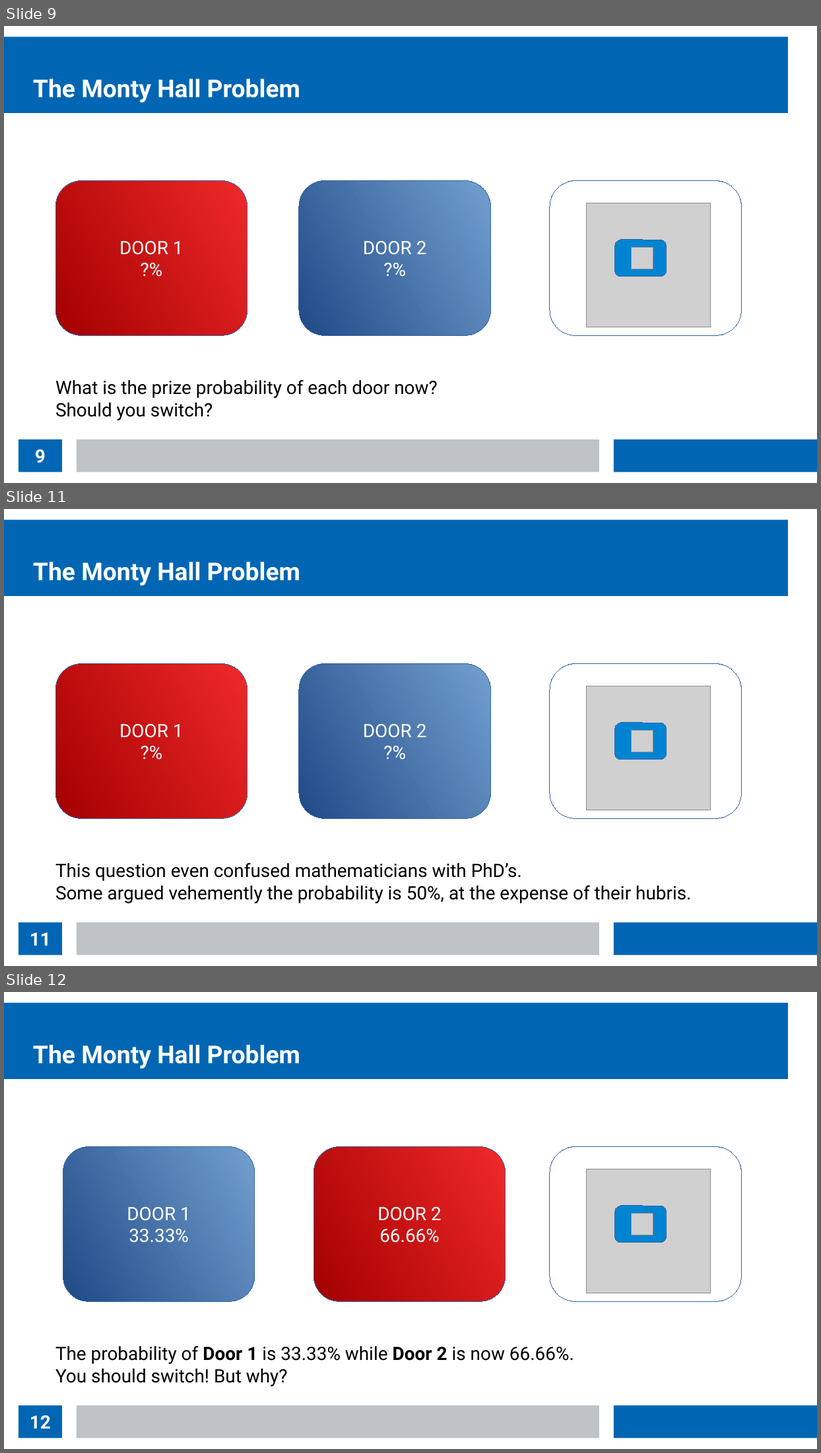
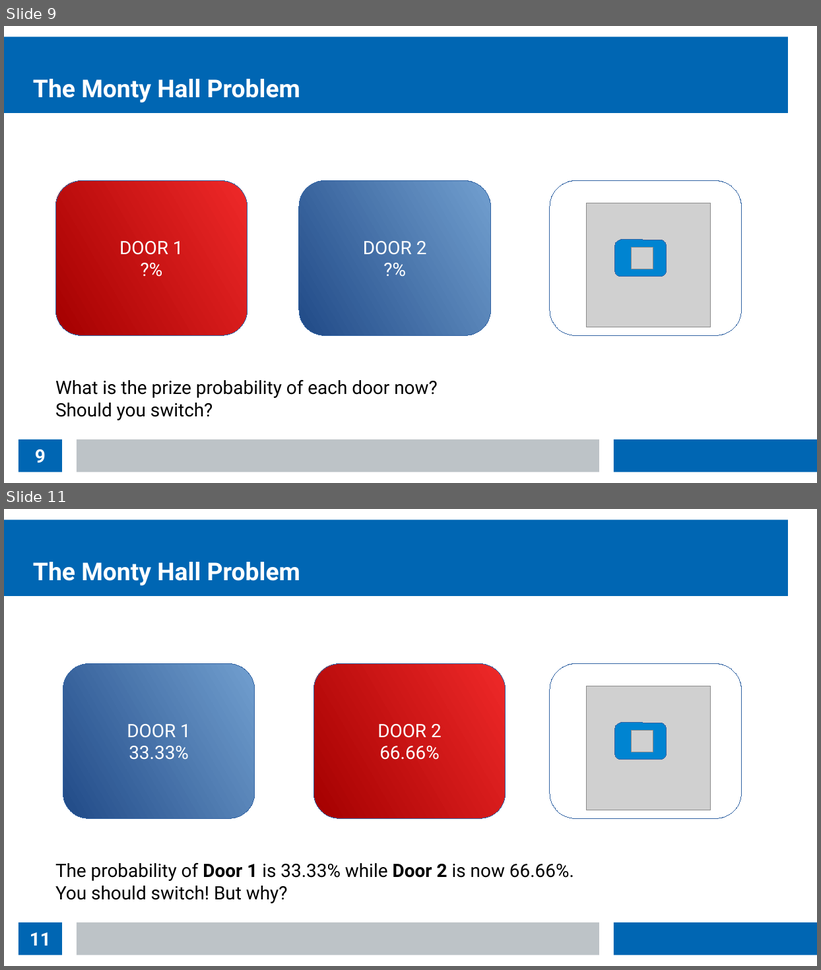
Before and after one commit to thomasnield/kotlin_data_science_talk_ChicagoJUG, a slide deck: kotlin_data_science_talk_chijug_slides.odp. Shown one above the other, each under a label of ours: slides 9, 11 and 12 before the commit, slides 9 and 11 after it; the slides between them are not shown. The pictures are 821x1453 and 821x970 pixels, drawn with LibreOffice and Linux fonts; fonts in the diff are those of the drawing; grey boxes stand for pictures. Boxes give left, top, right and bottom in pixels: in the first picture for what was removed or moved away, otherwise in the second. Text is boxed around its words. In the diff, an @@ line names an element or a change of style, - is before the commit and + after.

Commit message:
finish monty hall problem

```diff
--- a/kotlin_data_science_talk_chijug_slides.odp
+++ b/kotlin_data_science_talk_chijug_slides.odp
@@ slide 11 removed at <box>4,509,817,966</box>, background #FFFFFF; not listed: 3 template elements that a slide beside it also shows @@
@@ title removed at <box>33,562,300,586</box> @@
-The Monty Hall Problem
@@ rounded rectangle removed at <box>55,664,248,819</box> @@
-DOOR 1
-?%
@@ rounded rectangle removed at <box>299,664,491,819</box> @@
-DOOR 2
-?%
@@ rounded rectangle removed at <box>550,664,742,819</box> @@
@@ picture removed at <box>331,679,469,816</box> @@
@@ picture removed at <box>587,686,711,810</box> @@
@@ picture removed at <box>94,693,218,817</box> @@
@@ picture removed at <box>386,713,416,742</box> @@
@@ rounded rectangle removed at <box>615,723,667,760</box> @@
@@ rounded rectangle removed at <box>122,730,174,767</box> @@
@@ picture removed at <box>138,739,160,760</box> @@
@@ picture removed at <box>632,731,653,753</box> @@
@@ text removed at <box>55,863,691,904</box> @@
-This question even confused mathematicians with PhD’s.
-Some argued vehemently the probability is 50%, at the expense of their hubris.
@@ page number removed at <box>19,923,62,955</box> @@
-11
@@ what was slide 12 is now slide 11 @@
@@ page number at <box>30,933,51,946</box>: text changed @@
-12
+11
```
Also in this commit, not shown: 2 slides changed, 4 slides added.
